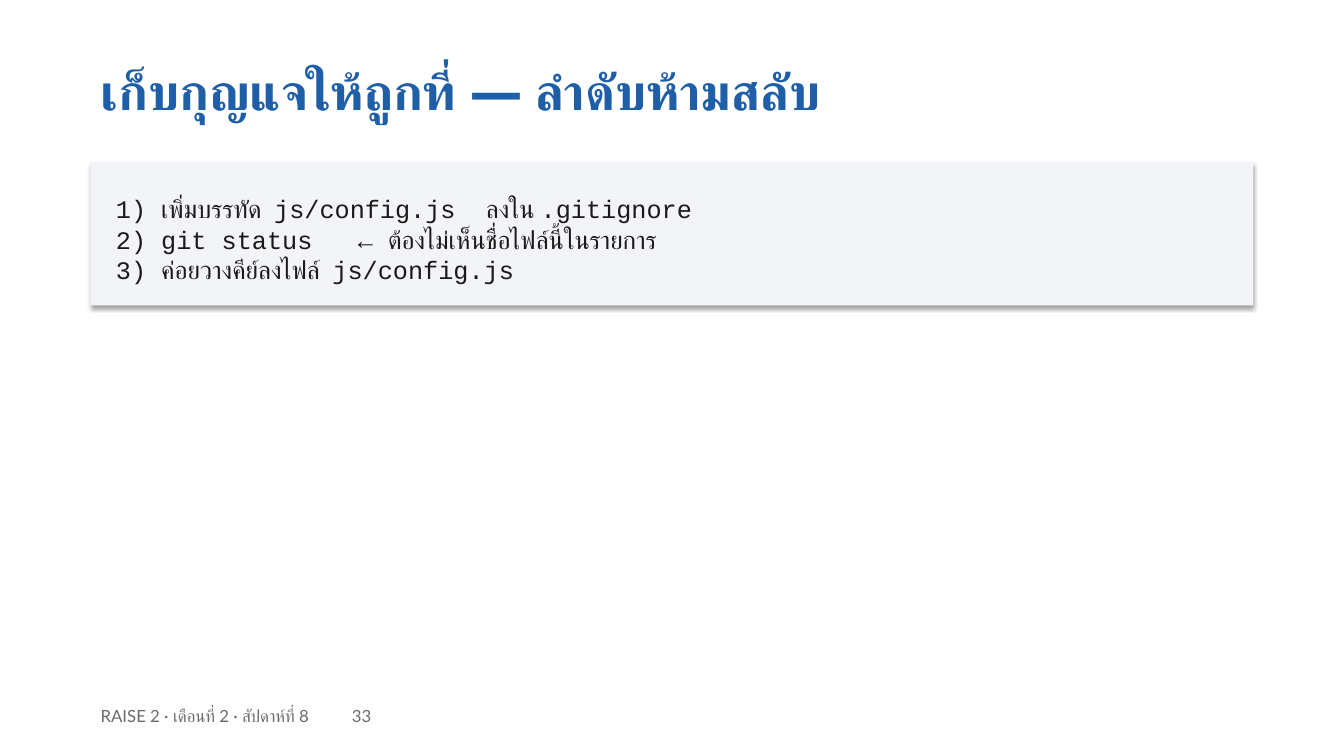
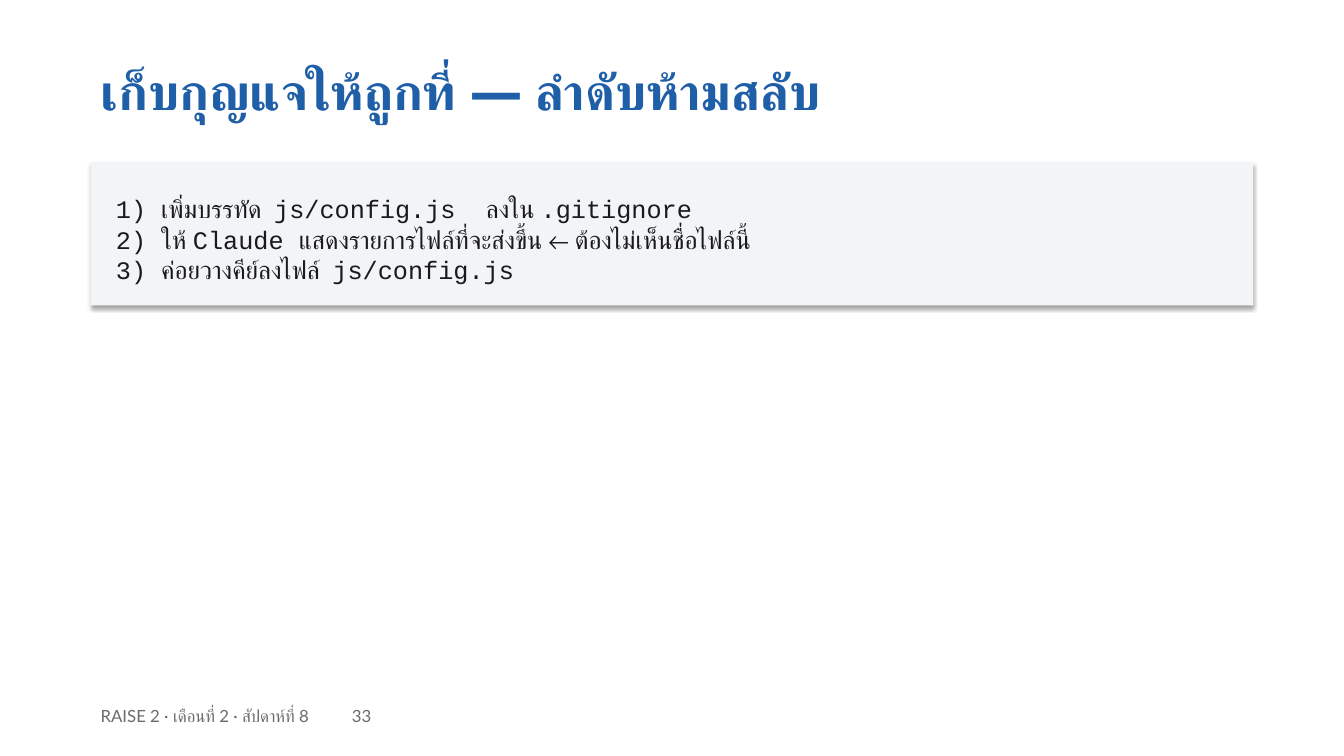
Before and after one commit to cnacha-mfu/raise2-module2, a slide deck: slide 33 of materials/week8/w8-slides.pptx. Drawn at 1344x756 pixels with LibreOffice and Linux fonts; fonts in the diff are those of the drawing. Boxes give left, top, right and bottom in pixels: in the first picture for what was removed or moved away, otherwise in the second. Text is boxed around its words. In the diff, an @@ line names an element or a change of style, - is before the commit and + after.

```diff
--- a/materials/week8/w8-slides.pptx
+++ b/materials/week8/w8-slides.pptx
@@ text in rectangle at [116, 229, 748, 255]: text changed @@
-2) git status ← ต้องไม่เห็นชื่อไฟล์นี้ในรายการ
+2) ให้ Claude แสดงรายการไฟล์ที่จะส่งขึ้น ← ต้องไม่เห็นชื่อไฟล์นี้
```
Also in this commit, not shown: 13 other files.
